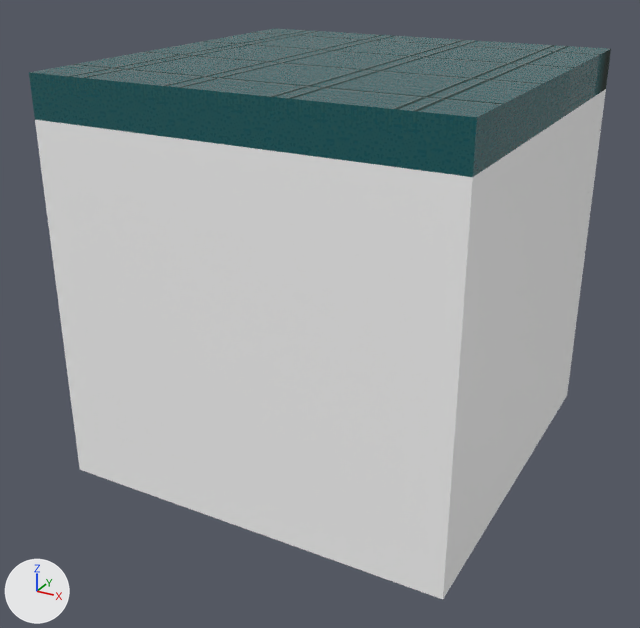
Two versions of the glTF model resources/models/tiles/incubator_lab/tiles_floor.glb, one commit apart.
The view is the same before and after, from a 50 mm lens placed at (1.96, -3.8, 1.58), pointed at (-0.05, -0.15, -0.25). The lights are fixed; the arrows at lower left show +X, +Y and +Z.

Objects in the first picture: 'Floor_Base'.
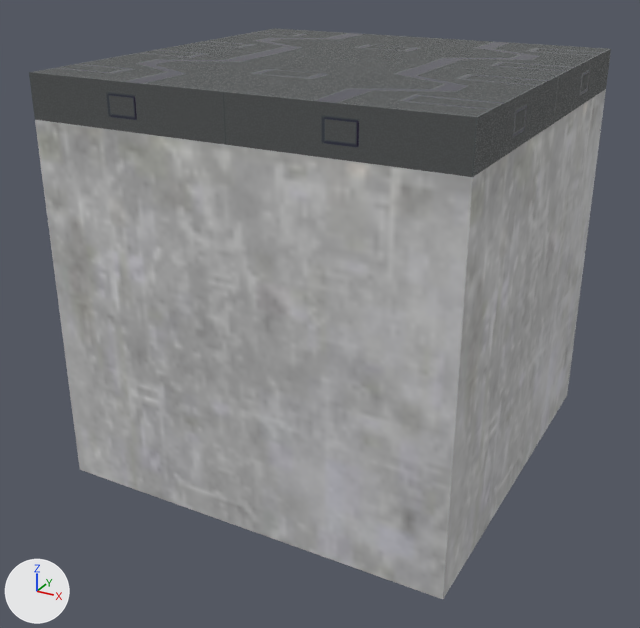
The newer file is also turned or shifted as a whole; pictures and numbers use the older file's frame.

The change in detail:
Picture 'zordoom_concrete' (img_zordoom_concrete) is new.
Picture 'temple_wall' (img_temple_wall) is new.
Picture 'jumpwall_pattern_normal_map' (img_jumpwall_pattern_normal_map) is new.
Picture 'temple_wall_blackmap' (img_temple_wall_blackmap) is new.
Material 'ZordoomConcrete' (mat_zordoomconcrete) is new.
Its texture is img_zordoom_concrete.
Material 'TempleWall.002' (mat_templewall_002) is new.
Uses the picture img_jumpwall_pattern_normal_map.
Uses the picture img_temple_wall.
Uses the picture img_temple_wall_blackmap.
me_cube_002 has 34 vertices, 64 faces and spans x -1.0..1.0, y -1.0..1.0, z -1.0..1.0.
me_cube_002 no longer uses material mat_bm_interior.
me_cube_002 no longer uses material mat_concrete (white #ffffff).
me_cube_002 now uses material mat_templewall_002.
me_cube_002 now uses material mat_zordoomconcrete (picture img_zordoom_concrete).

What differs and where, as boxes (x1, y1, x2, y2) in the pictures (640 x 628 px):
'Floor_Base', recoloured
    both: (29, 28, 611, 599)
